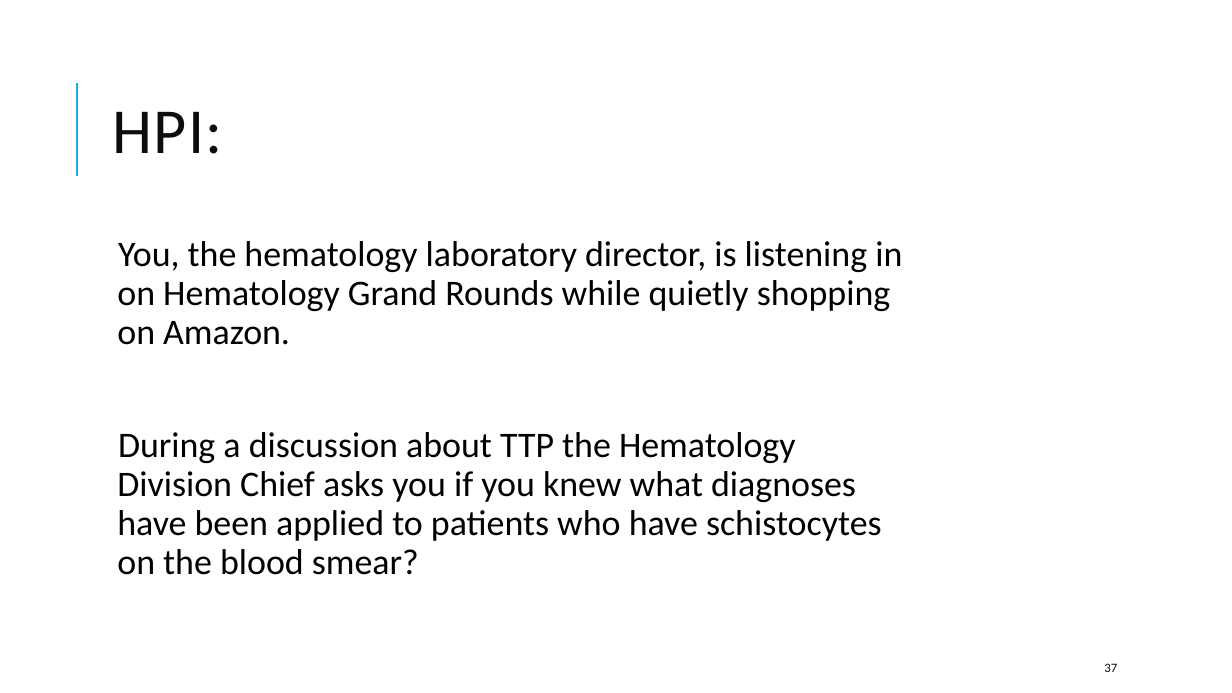
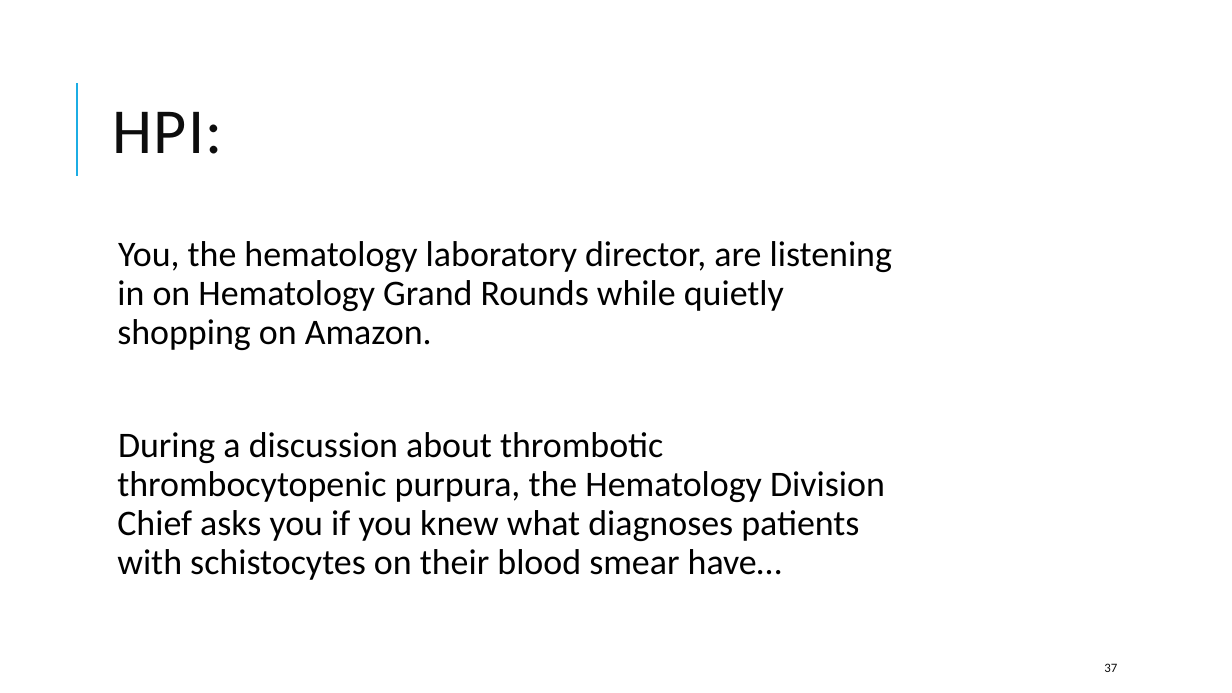
Before and after one commit to amromeo/api_r_int_db_24, a slide deck: slide 37 of presentations/03 - Joins.pptx. Drawn at 1232x693 pixels with LibreOffice and Linux fonts; fonts in the diff are those of the drawing. Boxes give left, top, right and bottom in pixels: in the first picture for what was removed or moved away, otherwise in the second. Text is boxed around its words. In the diff, an @@ line names an element or a change of style, - is before the commit and + after.

```diff
--- a/presentations/03 - Joins.pptx
+++ b/presentations/03 - Joins.pptx
@@ text at <box>117,241,892,580</box>: text changed @@
-  You, the hematology laboratory director, is listening in on Hematology Grand Rounds while quietly shopping on Amazon.
-  During a discussion about TTP the Hematology Division Chief asks you if you knew what diagnoses have been applied to patients who have schistocytes on the blood smear?
+  You, the hematology laboratory director, are listening in on Hematology Grand Rounds while quietly shopping on Amazon.
+  During a discussion about thrombotic thrombocytopenic purpura, the Hematology Division Chief asks you if you knew what diagnoses patients with schistocytes on their blood smear have…
```
Also in this commit, not shown: 7 other slides changed, 1 other file.
